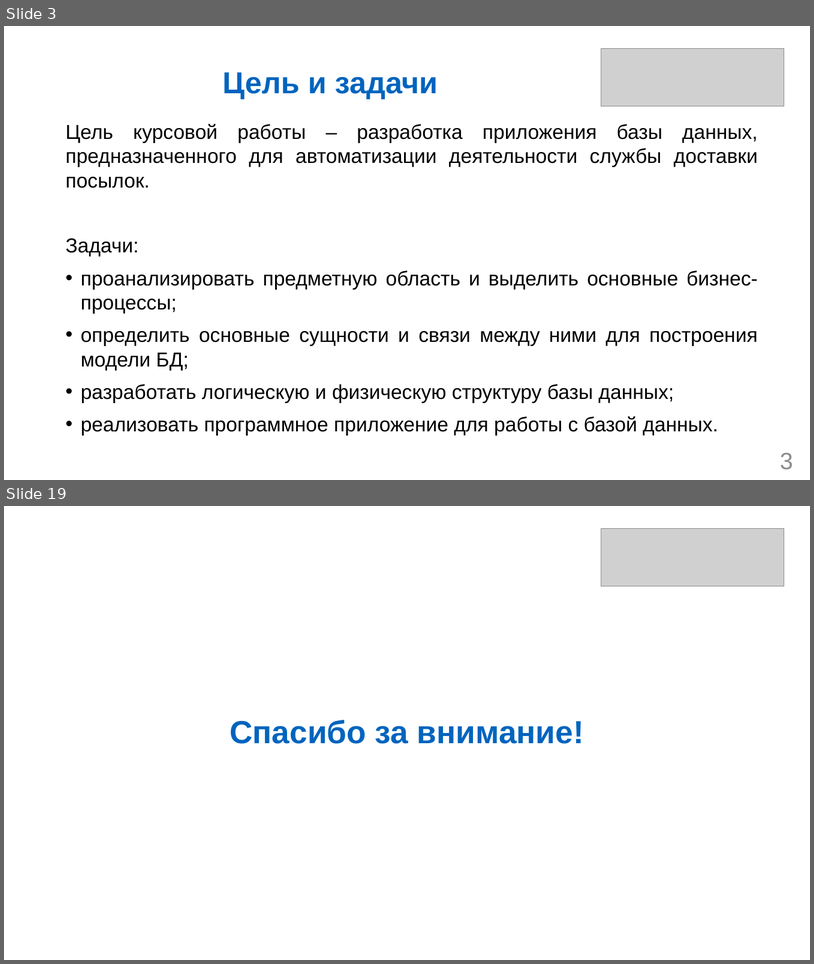
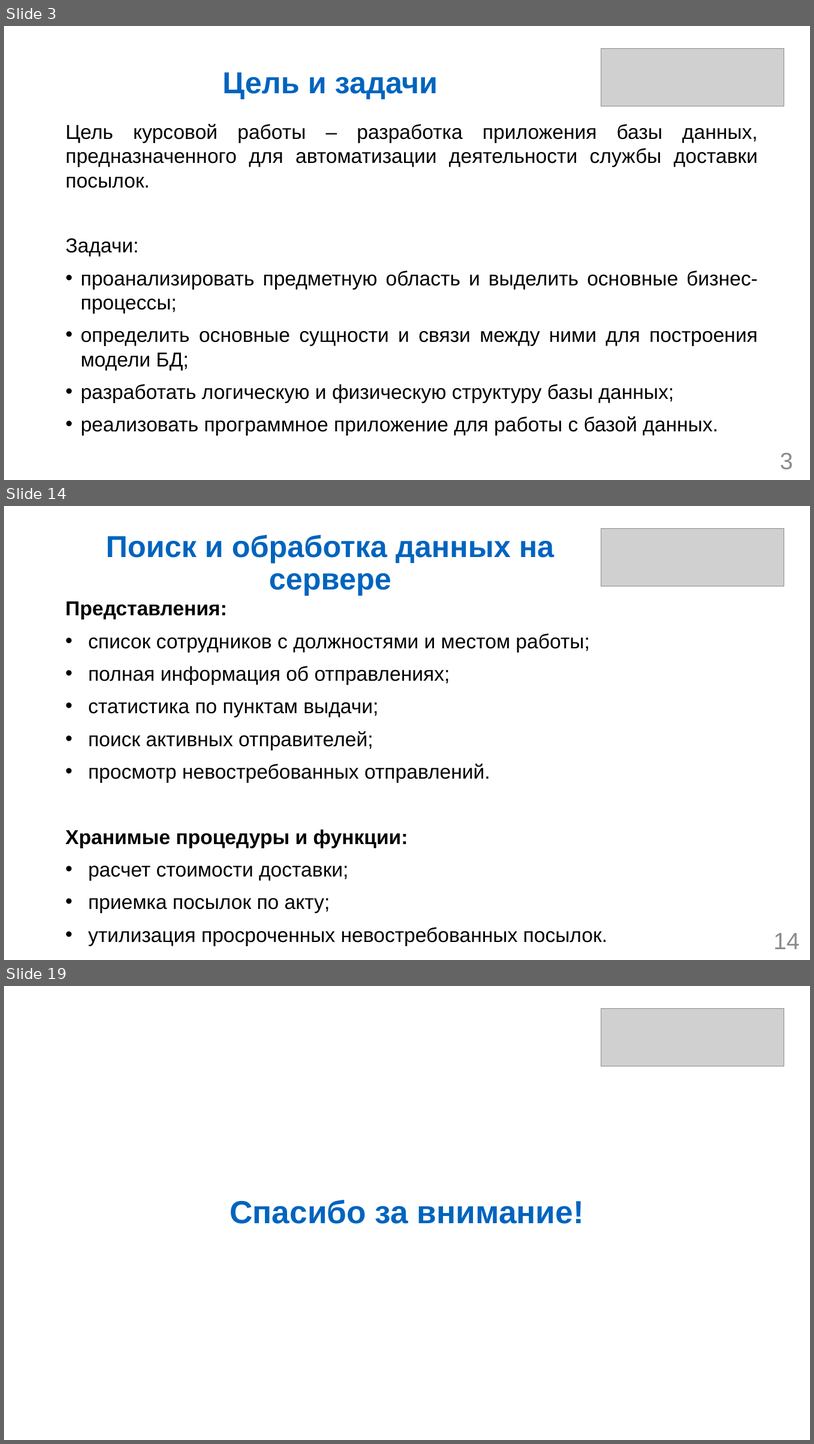
Before and after one commit to DimaDima51/db-coursework, a slide deck: Котельников ИВТб23о-1 Курсовая работа.pptx. Shown one above the other, each under a label of ours: slides 3 and 19 before the commit, slides 3, 14 and 19 after it; the slides between them are not shown. The pictures are 814x964 and 814x1444 pixels, drawn with LibreOffice and Linux fonts; fonts in the diff are those of the drawing; grey boxes stand for pictures. Boxes give left, top, right and bottom in pixels: in the first picture for what was removed or moved away, otherwise in the second. Text is boxed around its words. In the diff, an @@ line names an element or a change of style, - is before the commit and + after.

```diff
--- a/Котельников ИВТб23о-1 Курсовая работа.pptx
+++ b/Котельников ИВТб23о-1 Курсовая работа.pptx
@@ slide 14 added at (4, 506, 810, 960), background #FFFFFF @@
@@ title added at (106, 535, 554, 595), 36 pt, text #0064BE, bold @@
+Поиск и обработка данных на сервере
@@ picture added at (601, 528, 785, 586) @@
@@ text added at (65, 601, 608, 946), 24 pt, text #000000 @@
+Представления:
+• список сотрудников с должностями и местом работы;
+• полная информация об отправлениях;
+• статистика по пунктам выдачи;
+• поиск активных отправителей;
+• просмотр невостребованных отправлений.
+Хранимые процедуры и функции:
+• расчет стоимости доставки;
+• приемка посылок по акту;
+• утилизация просроченных невостребованных посылок.
@@ page number added at (774, 933, 800, 949), 28 pt, text #8C8C8C @@
+14
```
Also in this commit, not shown: 3 slides changed, 11 other slides added, 12 slides removed, 6 other files.
